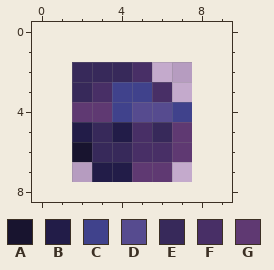
A pixel-art sprite gets an edit: Content/Items/Materials/AurorienRock.png. Above: the version before the commit.
The file is 12x12 pixels, drawn in blocks of 2x2; one block is one cell here. The old version is drawn lined up with the new one, on the new canvas.
Palette (. is transparent): A #18142f  B #221c48  C #40428c  D #564b8f  E #37295a  F #482f66  G #5f3972
Pixels before, first column x 2:
2 EEEF..
3 EFCCF.
4 GGCDDC
5 BEBFEG
6 AEEFFG
7 .BBGG.
Now the later version:
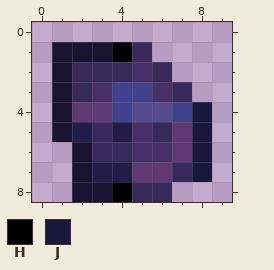
Colours new in this view: H #000000  J #1b173c
Change:
canvas 6x6 -> 10x9, the old top-left corner now at 2,2
y 1: x 1..5 ..... -> AAAHE
y 2: x 1 . -> A; x 6 . -> E
y 3: x 1 . -> A; x 7 . -> E
y 4..5: x 1 . -> A; x 8 . -> J
y 6: x 8 . -> J
y 7: x 2 . -> A; x 7..8 .. -> EJ
y 8: x 2..6 ..... -> AAHEE
